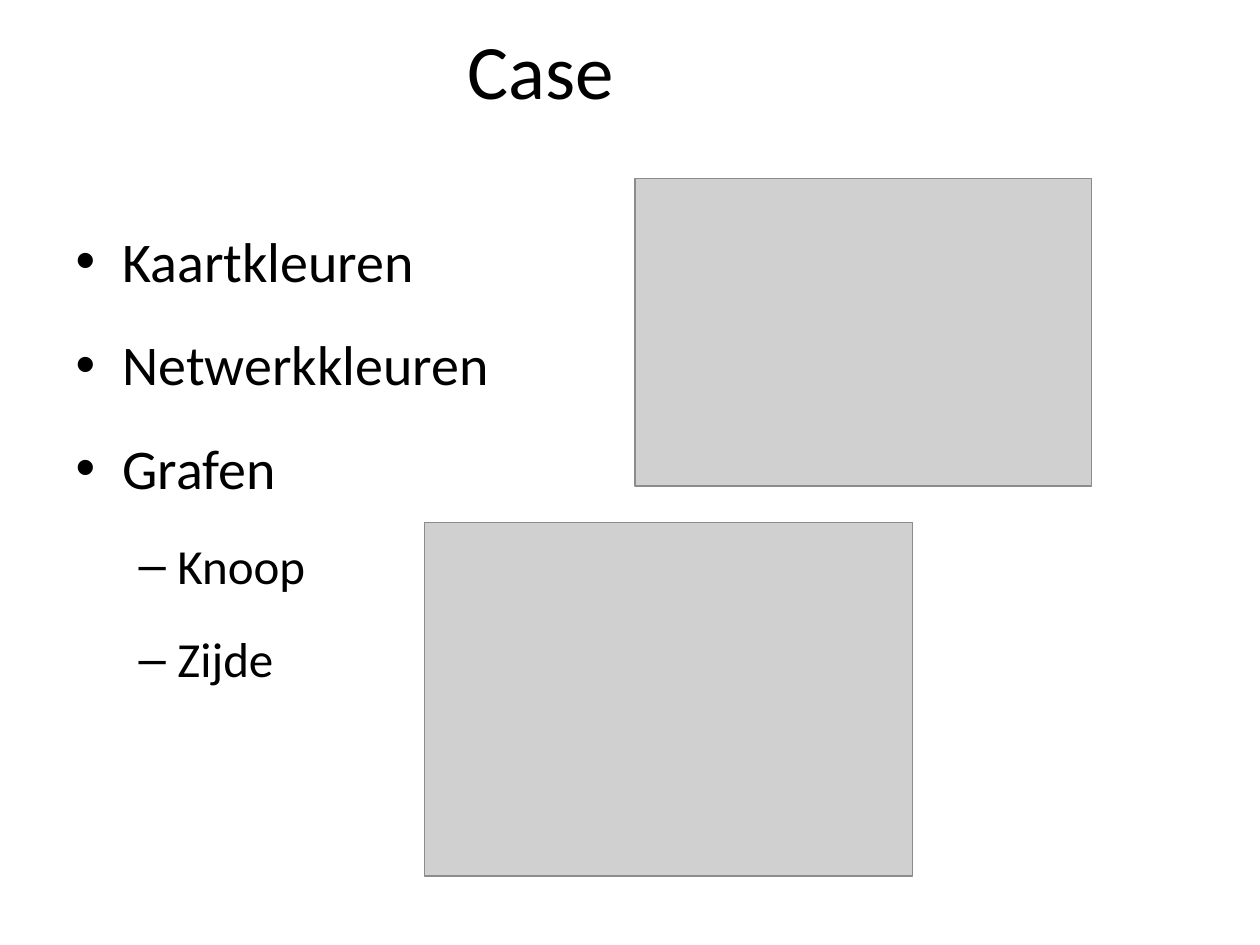
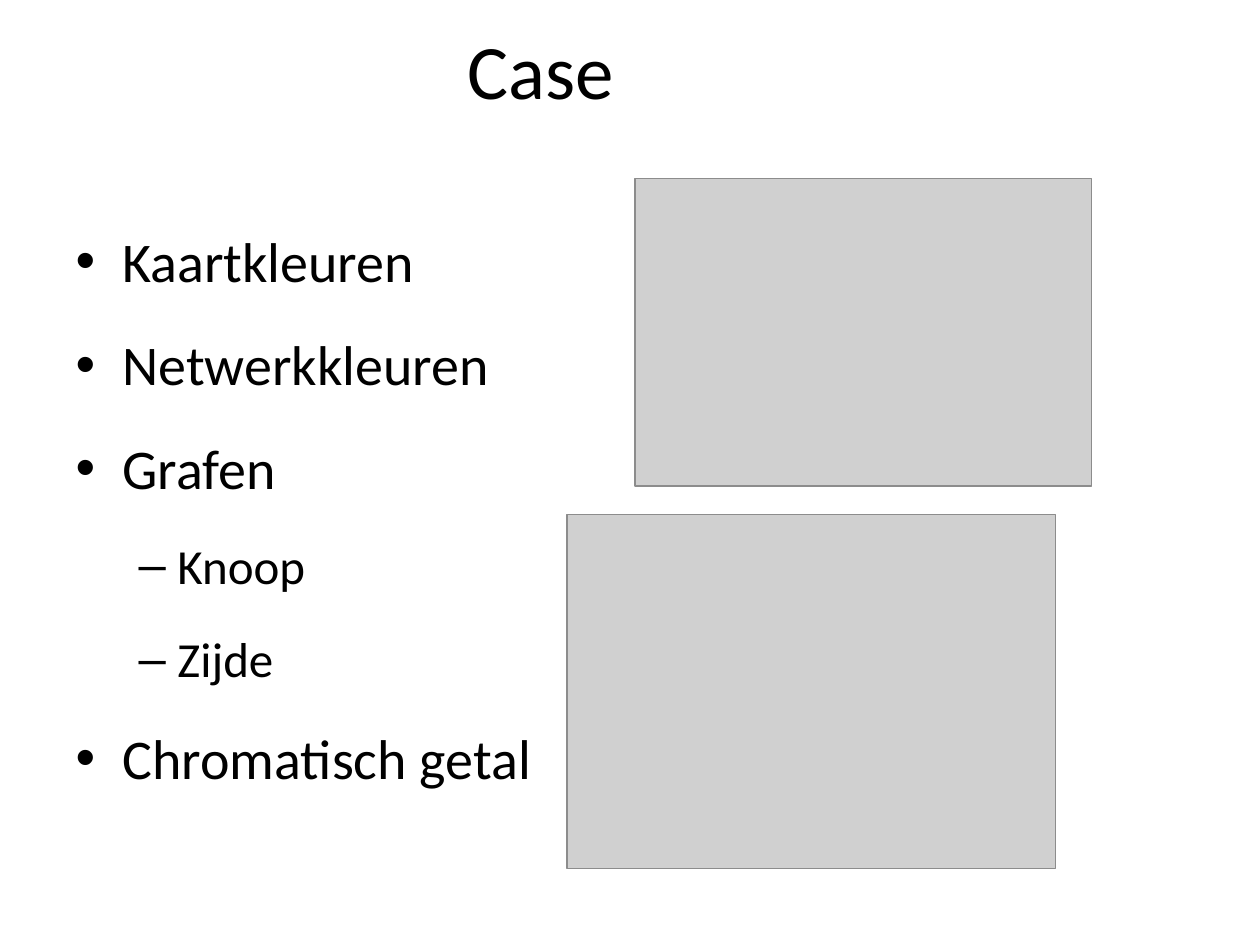
Before and after one commit to marten2/Heuristieken, a slide deck: slide 3 of niks.ppt. Drawn at 1260x945 pixels with LibreOffice and Linux fonts; fonts in the diff are those of the drawing; grey boxes stand for pictures; background and template pictures are left out. Boxes give left, top, right and bottom in pixels: in the first picture for what was removed or moved away, otherwise in the second. Text is boxed around its words. In the diff, an @@ line names an element or a change of style, - is before the commit and + after.

```diff
--- a/niks.ppt
+++ b/niks.ppt
@@ picture: place and size @@
-picture at [425, 522, 914, 876]
+picture at [567, 514, 1056, 868]
@@ text at [122, 740, 531, 789]: paragraph added @@
+• Chromatisch getal
```
Also in this commit, not shown: 8 other slides changed, 1 slide added.
